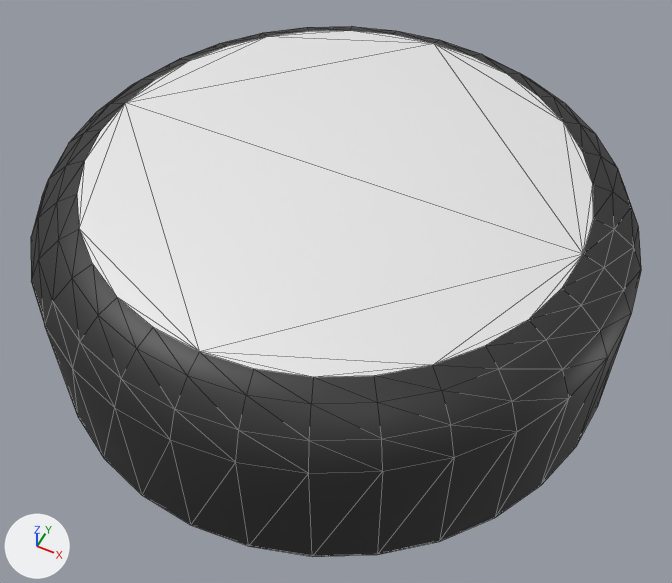
The glTF model Track/models/cars/car1/wheel_right.glb: old version first, new version second.
Rendered twice from a 50 mm lens placed at (0.528, -1.055, 1.236), pointed at (0.018, -0.036, -0.038). The axes (+X, +Y, +Z) are drawn at lower left. The lights are the same throughout. Mesh edges are drawn as thin lines. Where no turn or scale is listed for an object, it has been applied to the vertices. Vertices at the same position are counted once.

Names of what the first picture shows: 'FR'.
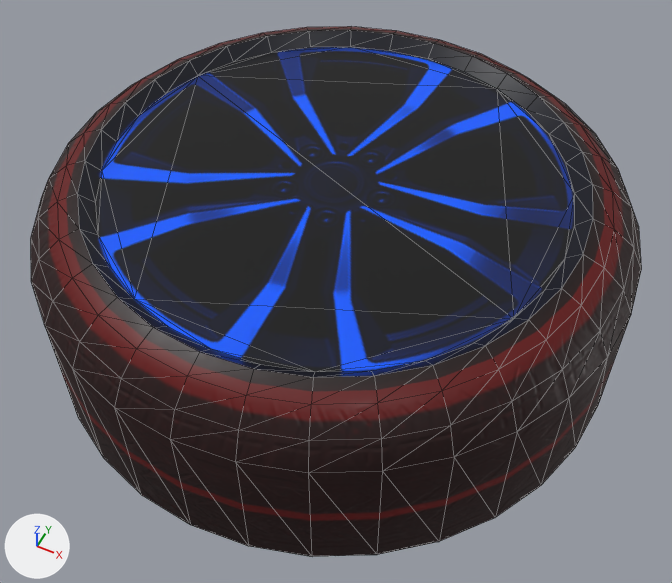
The newer file is also turned or shifted as a whole; pictures and numbers use the older file's frame.

Boxes [x1, y1, x2, y2] around the edits, measured in the pictures (672 x 583 px):
part 1 of me_cylinder_003, added
    after: [77, 31, 593, 377]

The change in detail:
Picture 'Wheel fbx_R_Wheel_norm' (img_wheel_fbx_r_wheel_norm) is new.
Picture 'Wheel fbx_R_Wheel_BaseColor' (img_wheel_fbx_r_wheel_basecolor) is new.
Picture 'Wheel fbx_R_Wheel_rough' (img_wheel_fbx_r_wheel_rough) is new.
Material 'R_Wheel' (mat_r_wheel) is new.
Uses the picture img_wheel_fbx_r_wheel_basecolor.
Uses the picture img_wheel_fbx_r_wheel_norm.
Uses the picture img_wheel_fbx_r_wheel_rough.
me_cylinder_003 is used by ob_fr; location (-0.001, 0.0, -0.215).
me_cylinder_003 had 256 vertices, 508 faces and spanned x -0.518..0.518, y -0.518..0.518, z 0.0..0.429.
me_cylinder_003 no longer uses material mat_tire (black #2f2f2f).
me_cylinder_003 no longer uses material mat_wheel (white #e7e7e7).
me_cylinder_003 now has 288 vertices, 572 faces and spans x -0.518..0.518, y -0.518..0.518, z 0.0..0.429.
me_cylinder_003 part 1: 32 vertices added at x -0.398..0.398, y -0.398..0.398, z 0.408.
me_cylinder_003 now uses material mat_r_wheel.
